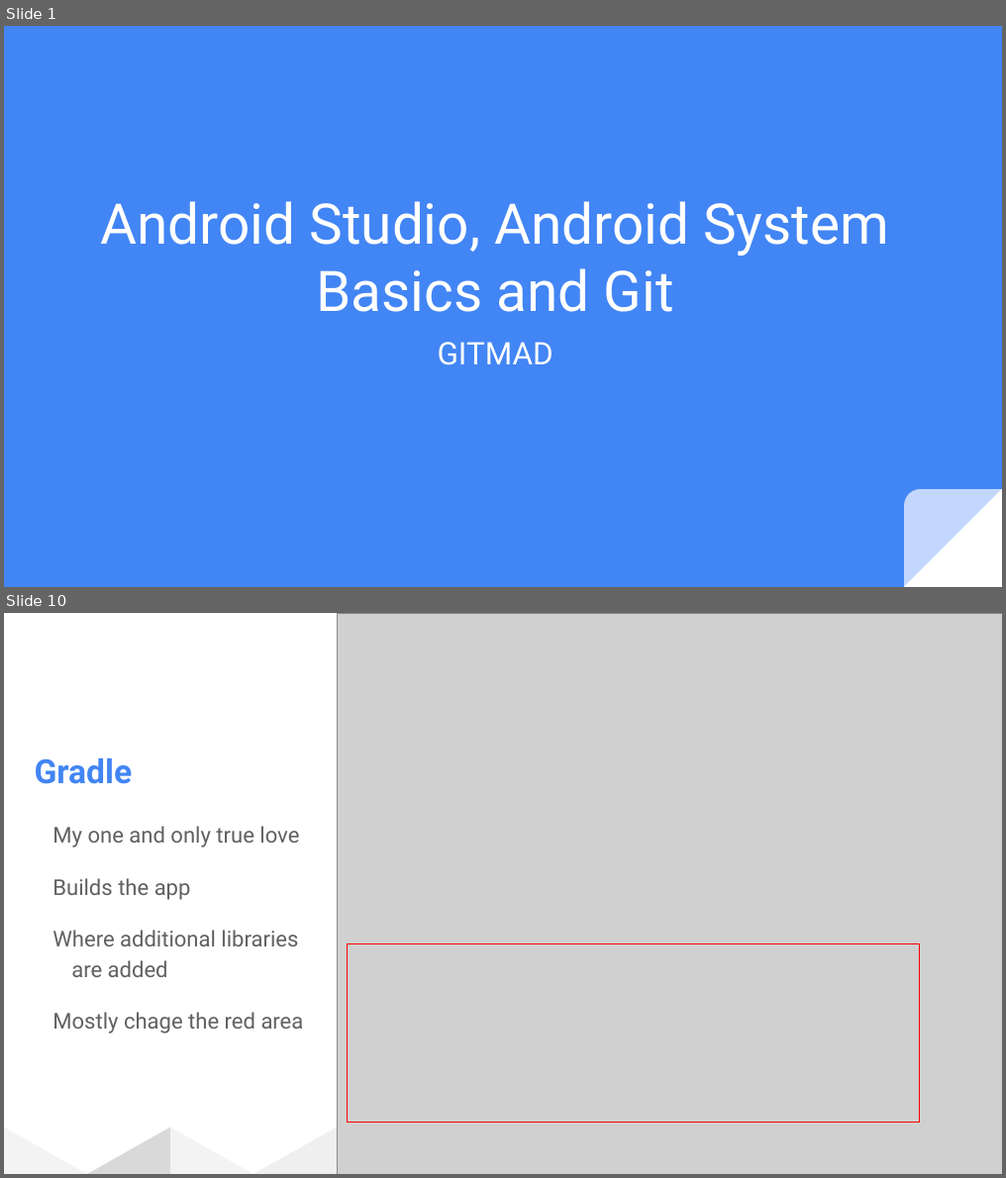
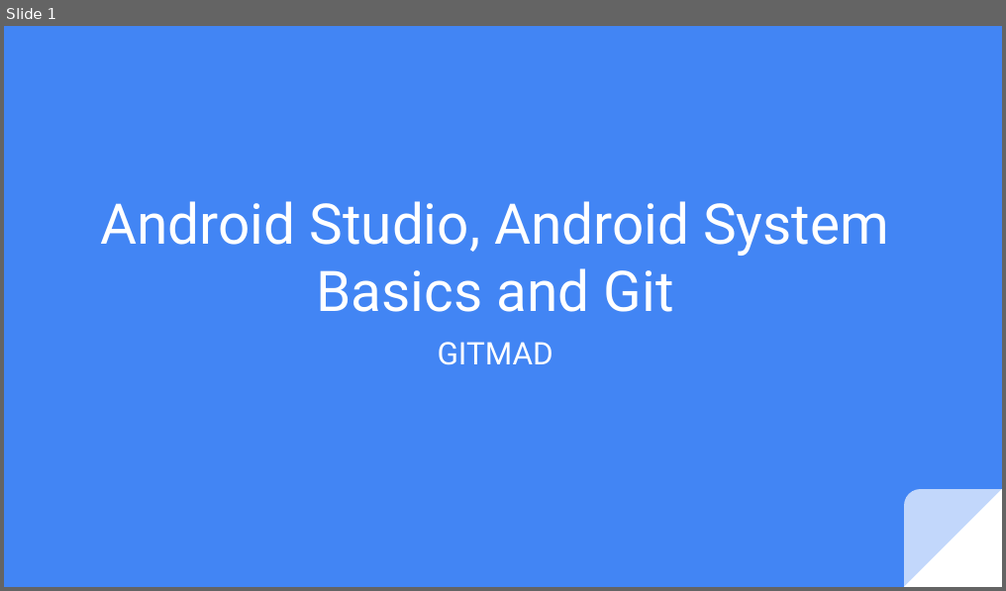
Before and after one commit to git-mad/website, a slide deck: guides/presentations/Basics.pptx. Shown one above the other, each under a label of ours: slides 1 and 10 before the commit, slide 1 after it; the slides between them are not shown. The pictures are 1006x1178 and 1006x591 pixels, drawn with LibreOffice and Linux fonts; fonts in the diff are those of the drawing; grey boxes stand for pictures. Boxes give left, top, right and bottom in pixels: in the first picture for what was removed or moved away, otherwise in the second. Text is boxed around its words. In the diff, an @@ line names an element or a change of style, - is before the commit and + after.

```diff
--- a/guides/presentations/Basics.pptx
+++ b/guides/presentations/Basics.pptx
@@ slide 10 removed at [4,613,1002,1174], background #FFFFFF @@
@@ rectangle removed at [4,613,1002,1174] @@
@@ picture removed at [337,613,1002,1174] @@
@@ title removed at [35,759,133,784] @@
-Gradle
@@ text removed at [53,826,304,1034] @@
-My one and only true love
-Builds the app
-Where additional libraries are added
-Mostly chage the red area
@@ rectangle removed at [347,944,920,1122] @@
@@ group removed at [4,1128,338,1174]: 4 right triangles @@
```
Also in this commit, not shown: 10 slides changed, 7 slides added, 2 other slides removed, 2 other files.
